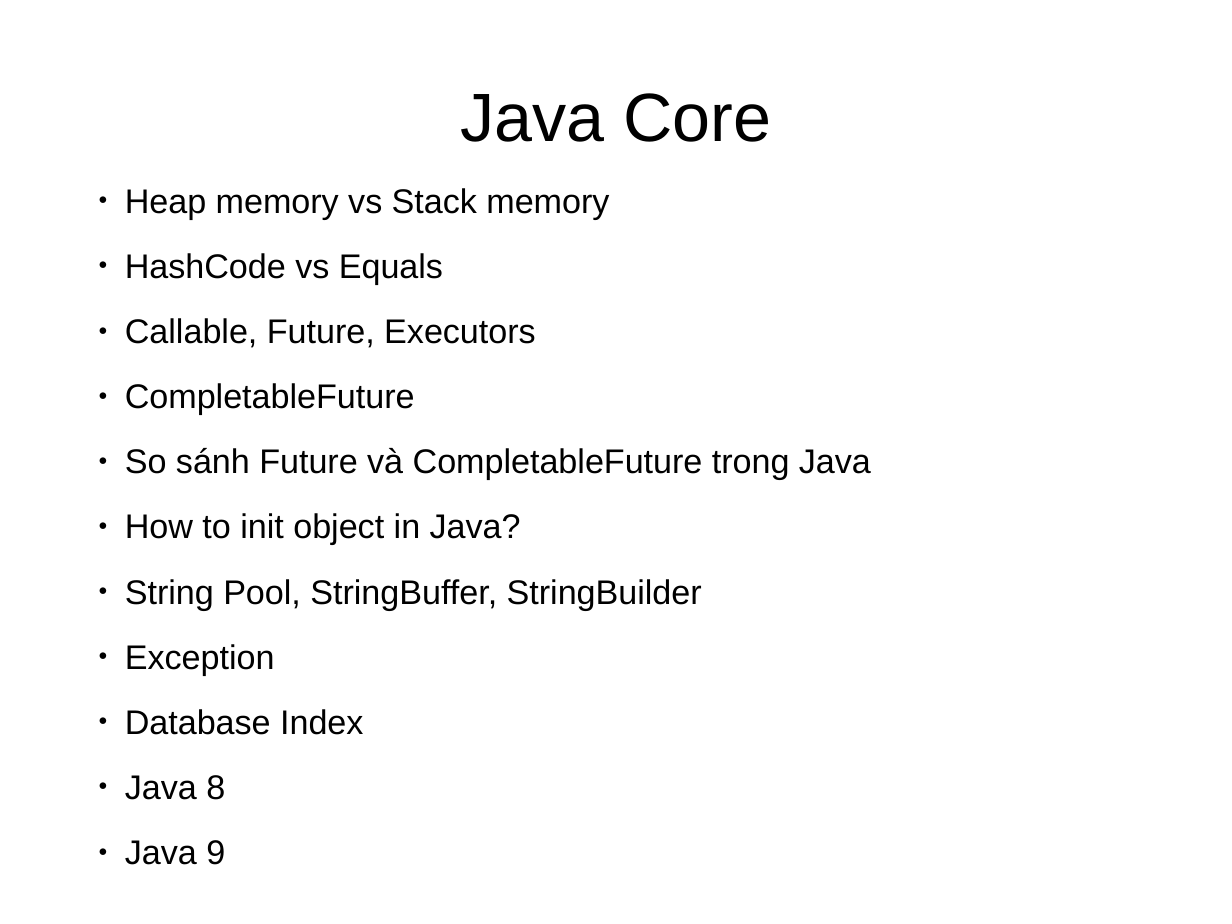
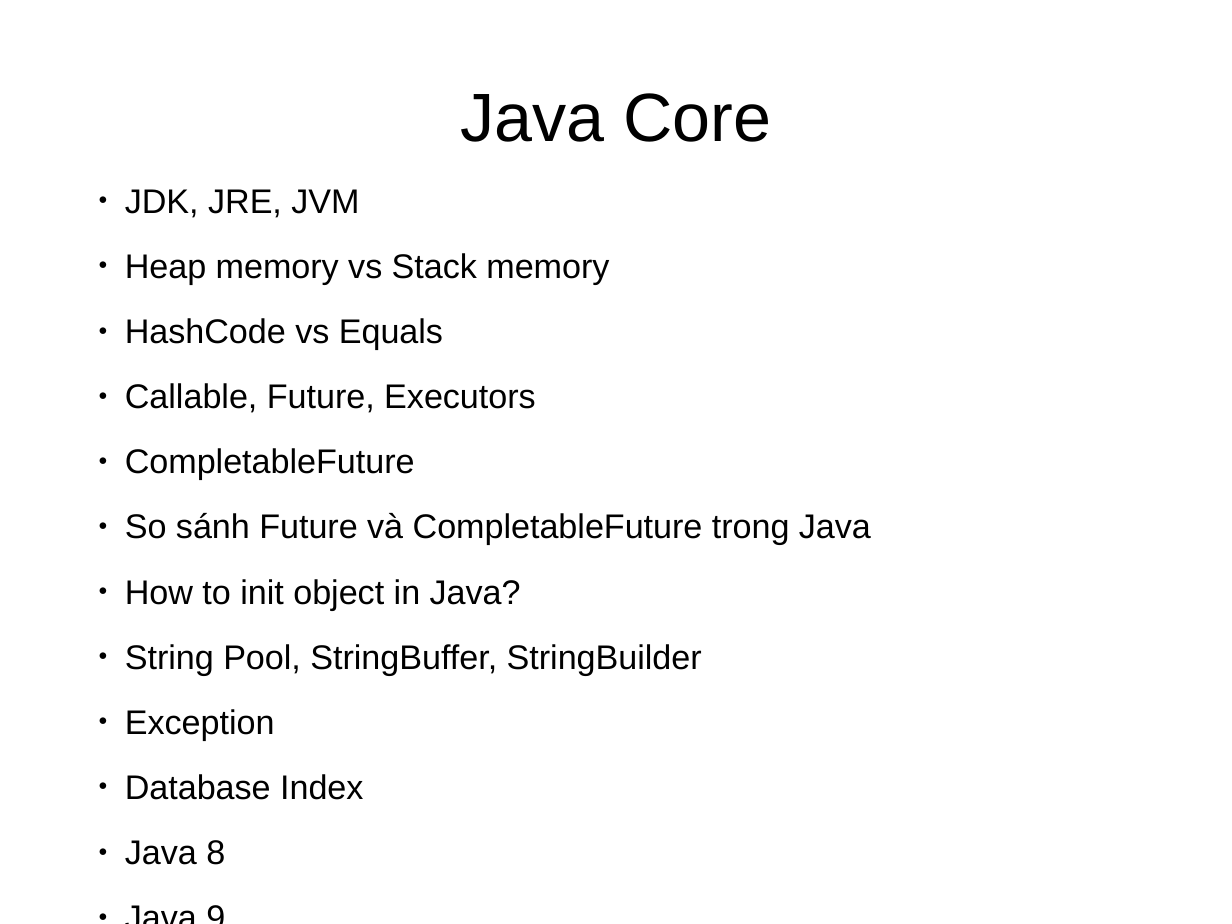
Before and after one commit to truongphan/documents, a slide deck: slide 1 of JavaCore.pptx. Drawn at 1232x924 pixels with LibreOffice and Linux fonts; fonts in the diff are those of the drawing. Boxes give left, top, right and bottom in pixels: in the first picture for what was removed or moved away, otherwise in the second. Text is boxed around its words. In the diff, an @@ line names an element or a change of style, - is before the commit and + after.

```diff
--- a/JavaCore.pptx
+++ b/JavaCore.pptx
@@ text at (125,189,359,218): paragraph added @@
+● JDK, JRE, JVM
```
Also in this commit, not shown: 1 other slide changed, 2 slides added, 7 slides removed, 3 other files.
